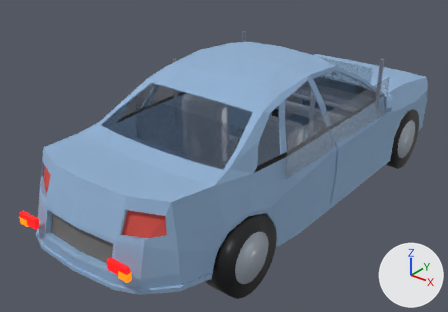
A saved change to the glTF model public/models/vehicles/sedan.glb.
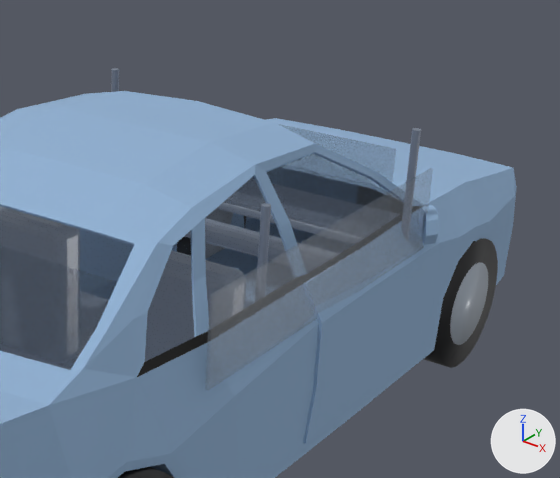
The first picture shows the older version from a camera (50 mm lens) standing at (3.06, -4.46, 3.0) and looking at (-0.23, -0.36, 0.46). The close-ups show the older and then the newer version on the part from 43% to 100% of the width and 0% to 70% of the height of that picture. Only the edits that show in the close-ups are written down. Lighting does not change. The marker at lower right points along +X, +Y and +Z. Where no turn or scale is listed for an object, it has been applied to the vertices.

In view in the first close-up: 'BODY', 'GLASS_FRONT', 'GLASS_RIGHT', 'INNER_A_PILLAR_L', 'INNER_A_PILLAR_R', 'INNER_B_PILLAR_R', 'WHEEL_FR_RIM', 'WHEEL_FR_TIRE', 'WHEEL_RR_TIRE'.
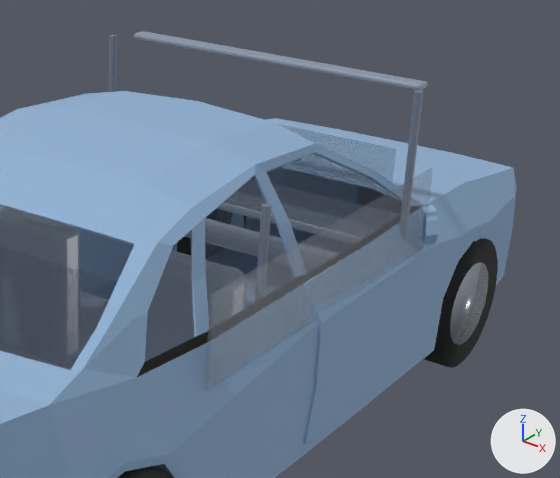
What the commit changed:
In material 'RIM' (mat_rim), metallic goes from 0.0 to 0.85.
In material 'TIRE' (mat_tire), roughness goes from 0.32 to 0.88.
Mesh me_cube_017_1 is new.
It has 96 vertices, 188 faces and spans x -0.74..0.74, y -0.04..0.04, z -0.015..0.015.
It uses material mat_interior (greyish blue #768190).
Object 'INNER_A_PILLAR_L' (ob_inner_a_pillar_l) moves from (-0.78, 0.66, 0.995) to (-0.78, 0.64, 1.085).
Object 'INNER_A_PILLAR_R' (ob_inner_a_pillar_r) moves from (0.78, 0.66, 0.995) to (0.78, 0.64, 1.085).
Object 'ROOF_LINING' (ob_roof_lining) is new; it shows me_cube_017_1.
Its location is (0.0, 0.78, 1.49).

Boxes [x1, y1, x2, y2] around the edits, measured in the close-ups (560 x 478 px):
'WHEEL_FR_TIRE', surface changed: [424, 238, 498, 364] in both
'ROOF_LINING', added: after [134, 31, 428, 90]
'WHEEL_FR_RIM', surface changed: [450, 263, 488, 345] in both
'INNER_A_PILLAR_R', moved: before [406, 128, 421, 182]; after [404, 90, 423, 183]
'INNER_A_PILLAR_L', moved: before [111, 68, 119, 92]; after [109, 35, 117, 92]
